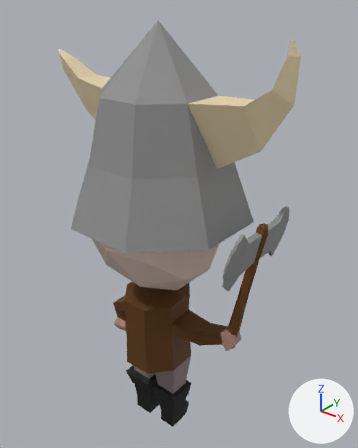
Before and after pictures for a commit that changed the FBX model Content/Models/viking.fbx.
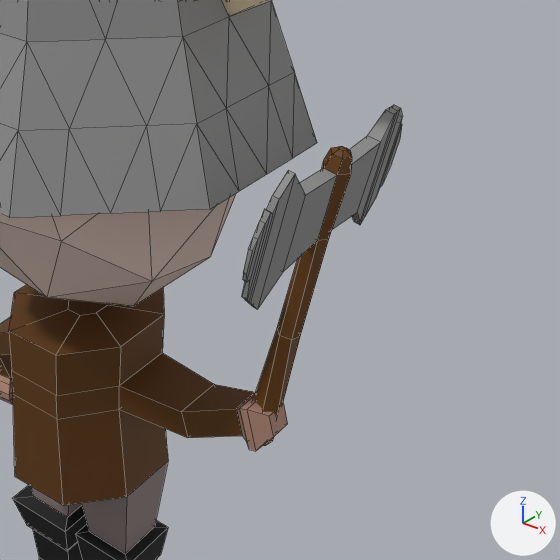
There are two pictures of each version: one whole from a 50 mm camera at (0.000242, -0.000273, 0.000222) aimed at (0.000007, 0.00002, 0.00004), one close up on the part from 34% to 99% of the width and 36% to 89% of the height. The lights are fixed; the arrows at lower right show +X, +Y and +Z. The close-ups show mesh edges as thin lines. Where no turn or scale is listed for an object, it has been applied to the vertices. Vertices at the same position are counted once.
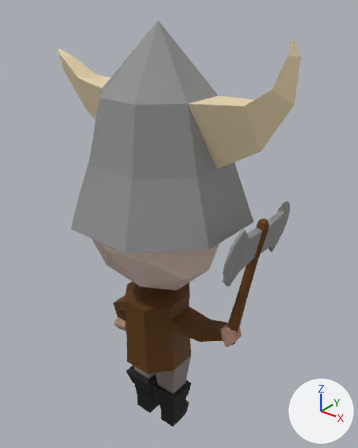
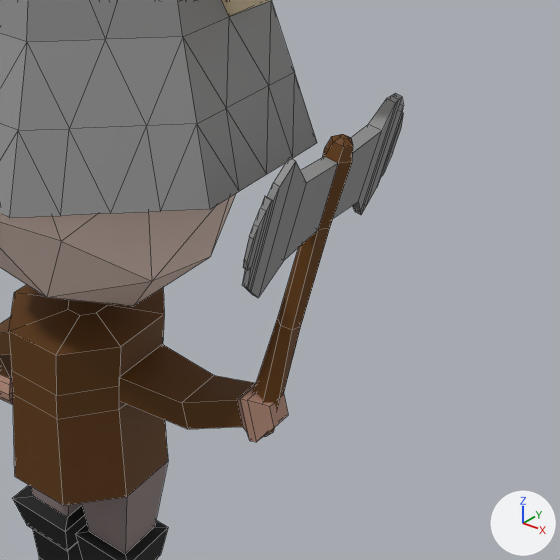
Diff of the bpy script that builds the scene:
```diff
--- a/Content/Models/viking.fbx.py
+++ b/Content/Models/viking.fbx.py
@@ me_cylinder_002 @@
 me_cylinder_002.from_pydata(...)  # 140 vertices, 133 faces; spans x 0.000024..0.0001, y -0.000042..0.000044, z 0.000005..0.000131
 # used by ob_cylinder_002; location = (0.0, 0.0, -0.000051)
+# me_cylinder_002 part 1: the whole mesh is moved by (0.0, 0.0, -0.00001)
 me_cylinder_002.materials.append(mat_material_002)
@@ ob_cylinder_002 @@
 ob_cylinder_002 = bpy.data.objects.new('Cylinder.002', me_cylinder_002)
-ob_cylinder_002.location = (0.0, 0.0, -0.000051)
+ob_cylinder_002.location = (0.0, 0.0, -0.000037)
```

Location of each change, [x1, y1, x2, y2] in pixels of the close-ups (560 x 560 px):
'Cylinder.002', moved
    before: [119, 105, 403, 451]
    after: [119, 93, 404, 442]
